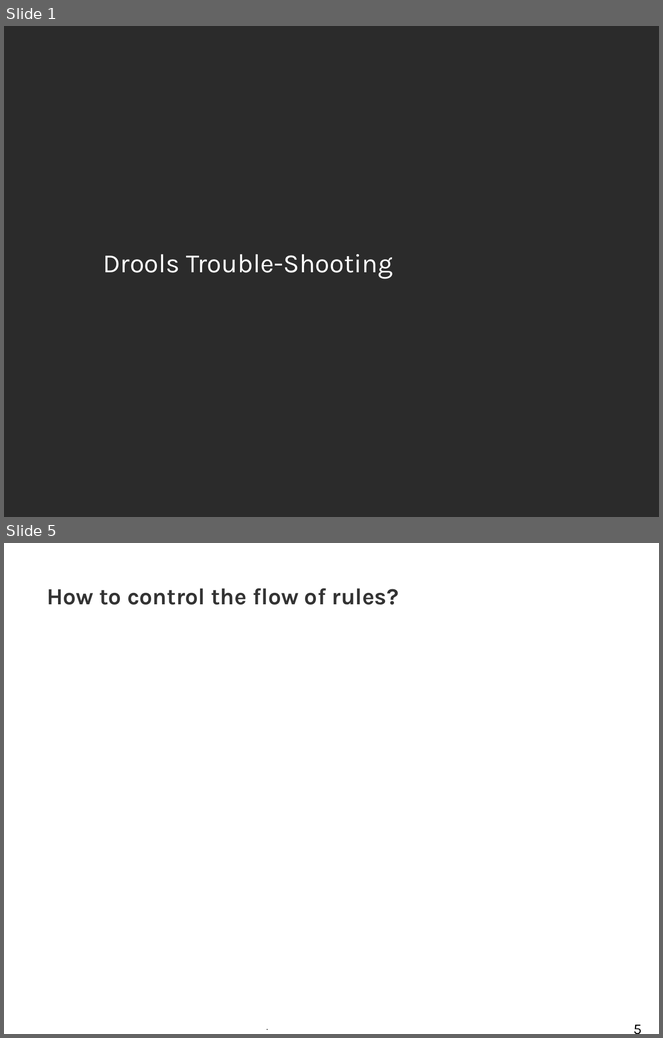
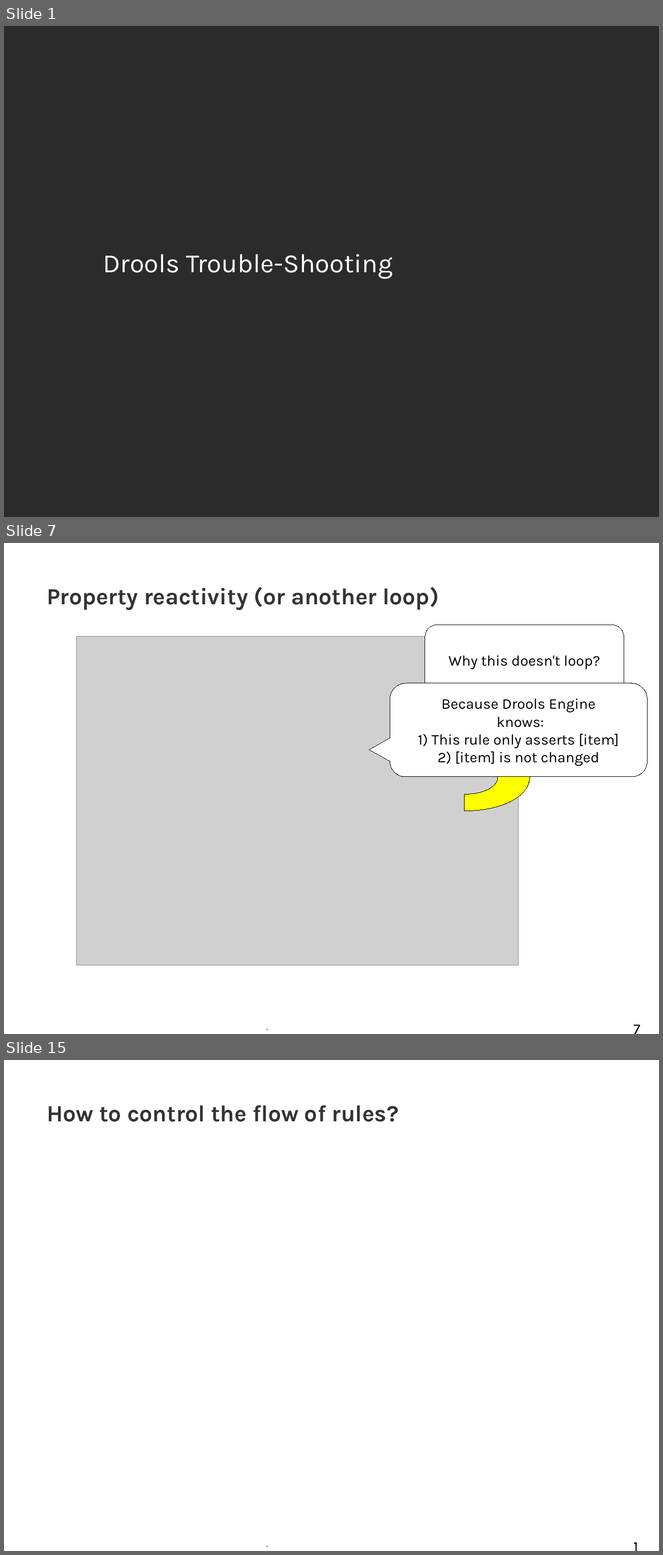
Before and after one commit to tkobayas/kie-live, a slide deck: 2021_Drools_trouble_shooting.odp. Shown one above the other, each under a label of ours: slides 1 and 5 before the commit, slides 1, 7 and 15 after it; the slides between them are not shown. The pictures are 663x1038 and 663x1555 pixels, drawn with LibreOffice and Linux fonts; fonts in the diff are those of the drawing; grey boxes stand for pictures; background and template pictures are left out; a plain dark background stands for a picture behind light text. Boxes give left, top, right and bottom in pixels: in the first picture for what was removed or moved away, otherwise in the second. Text is boxed around its words. In the diff, an @@ line names an element or a change of style, - is before the commit and + after.

```diff
--- a/2021_Drools_trouble_shooting.odp
+++ b/2021_Drools_trouble_shooting.odp
@@ slide 7 added at box(4, 543, 659, 1034), background #FFFFFF; not listed: 2 template elements that a slide beside it also shows @@
@@ title added at box(47, 587, 439, 610), 28 pt, text #333333, bold @@
+Property reactivity (or another loop)
@@ rounded speech box added at box(426, 625, 625, 695), fill #FFFFFF, outline #000000 0 pt, 18 pt, text #000000 @@
+Why this doesn't loop?
@@ picture added at box(76, 637, 519, 966) @@
@@ rounded speech box added at box(390, 683, 648, 776), fill #FFFFFF, outline #000000 0 pt, 18 pt, text #000000 @@
+Because Drools Engine
+knows:
+1) This rule only asserts [item]
+2) [item] is not changed
@@ freeform shape added at box(399, 742, 530, 812), fill #FFFF00, outline #000000 0 pt @@
@@ what was slide 5 is now slide 15 @@
@@ page number at box(624, 1528, 652, 1551): text changed @@
-5
+15
```
Also in this commit, not shown: 5 slides changed, 10 other slides added, 1 slide removed, 8 other files.
